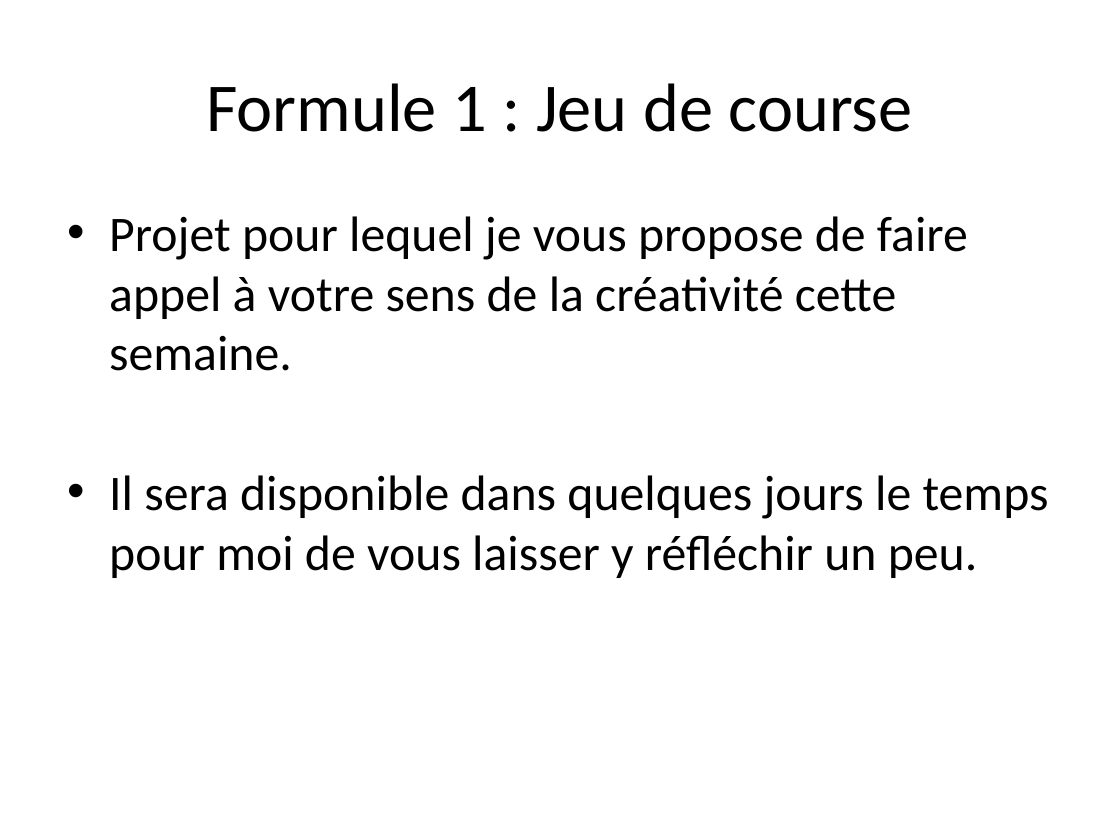
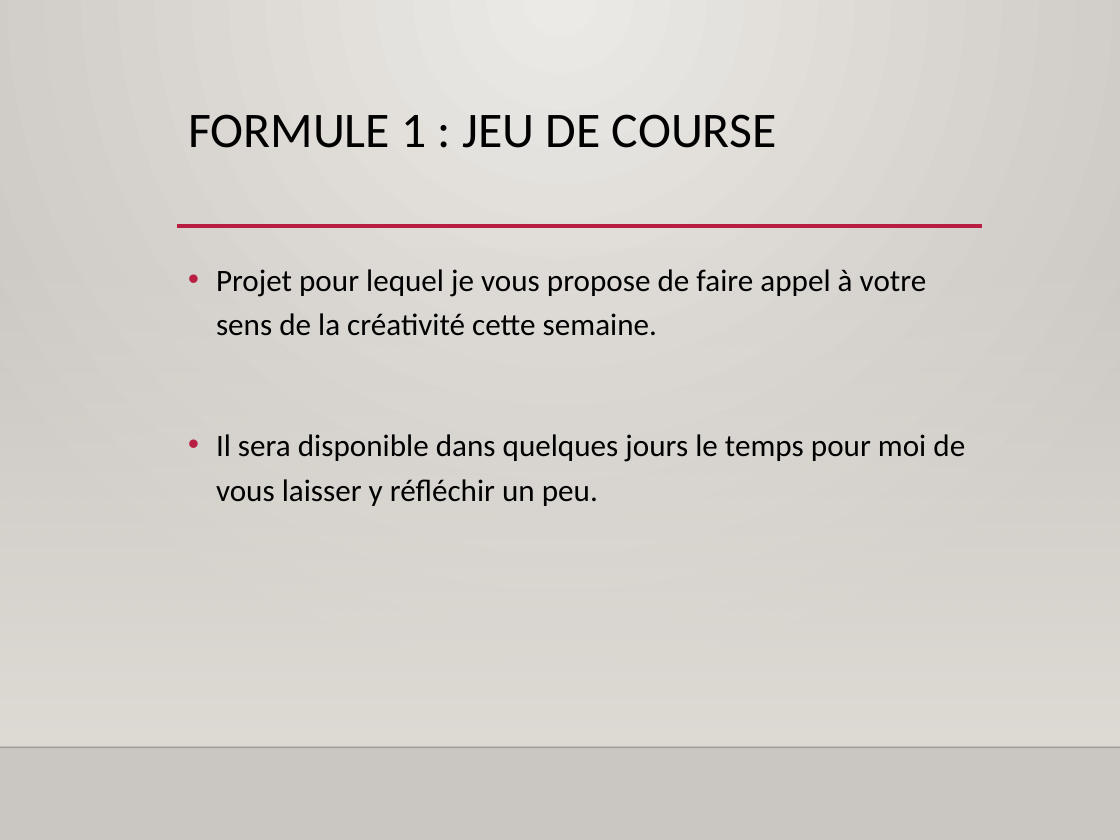
Before and after one commit to joel3500/vitrine, a slide deck: slide 7 of Realisation/Tutoriel Scratch/Programmer avec Scratch_2.pptx. Drawn at 1120x840 pixels with LibreOffice and Linux fonts; fonts in the diff are those of the drawing; background and template pictures are left out. Boxes give left, top, right and bottom in pixels: in the first picture for what was removed or moved away, otherwise in the second. Text is boxed around its words. In the diff, an @@ line names an element or a change of style, - is before the commit and + after.

```diff
--- a/Realisation/Tutoriel Scratch/Programmer avec Scratch_2.pptx
+++ b/Realisation/Tutoriel Scratch/Programmer avec Scratch_2.pptx
@@ background #FFFFFF to gradient #ECEAE7 to #CAC7C1 @@
@@ title "FORMULE 1 : JEU DE ..." at (188,114,777,148): vertical alignment middle to top @@
@@ title at (188,114,777,148): text changed; size 44 to 32 pt @@
-Formule 1 : Jeu de course
+FORMULE 1 : JEU DE COURSE
@@ line added from (177, 226) to (982, 226), #B71E42 2.5 pt @@
@@ rectangle added at (0,246,1120,746), fill gradient #DFDBD5 @@
@@ text "Projet pour lequel je vous ...": place and size @@
-text "Projet pour lequel je vous ..." at (109,216,1049,578)
+text "Projet pour lequel je vous ..." at (216,269,965,506)
@@ text "Projet pour lequel je vous ..." at (216,269,965,506): size 32 to 20 pt; indent changed; line spacing 1 to 1.2; more space between paragraphs @@
@@ line added from (0, 747) to (1120, 747), #000001 1 pt @@
```
Also in this commit, not shown: 7 other slides changed, 12 other files.
